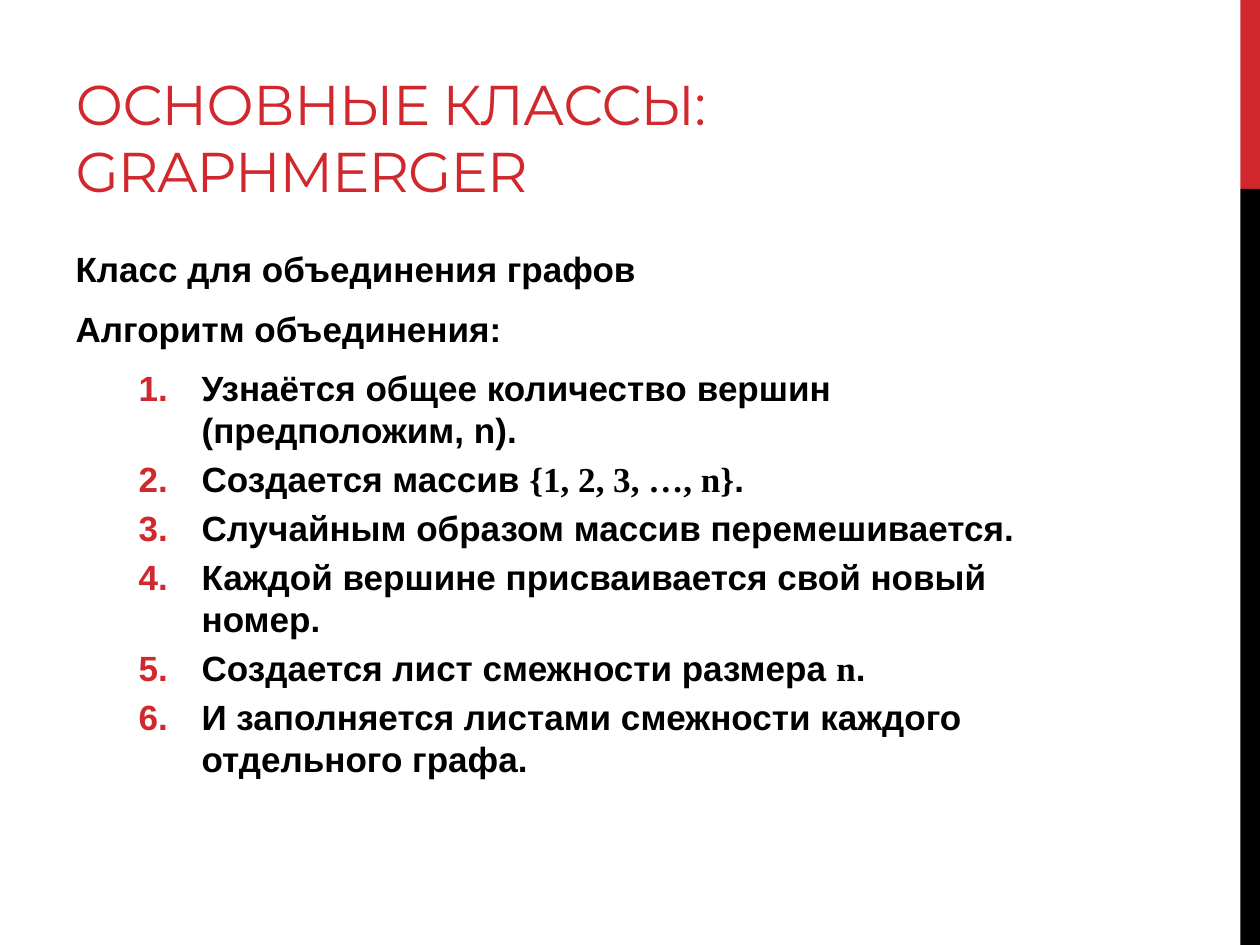
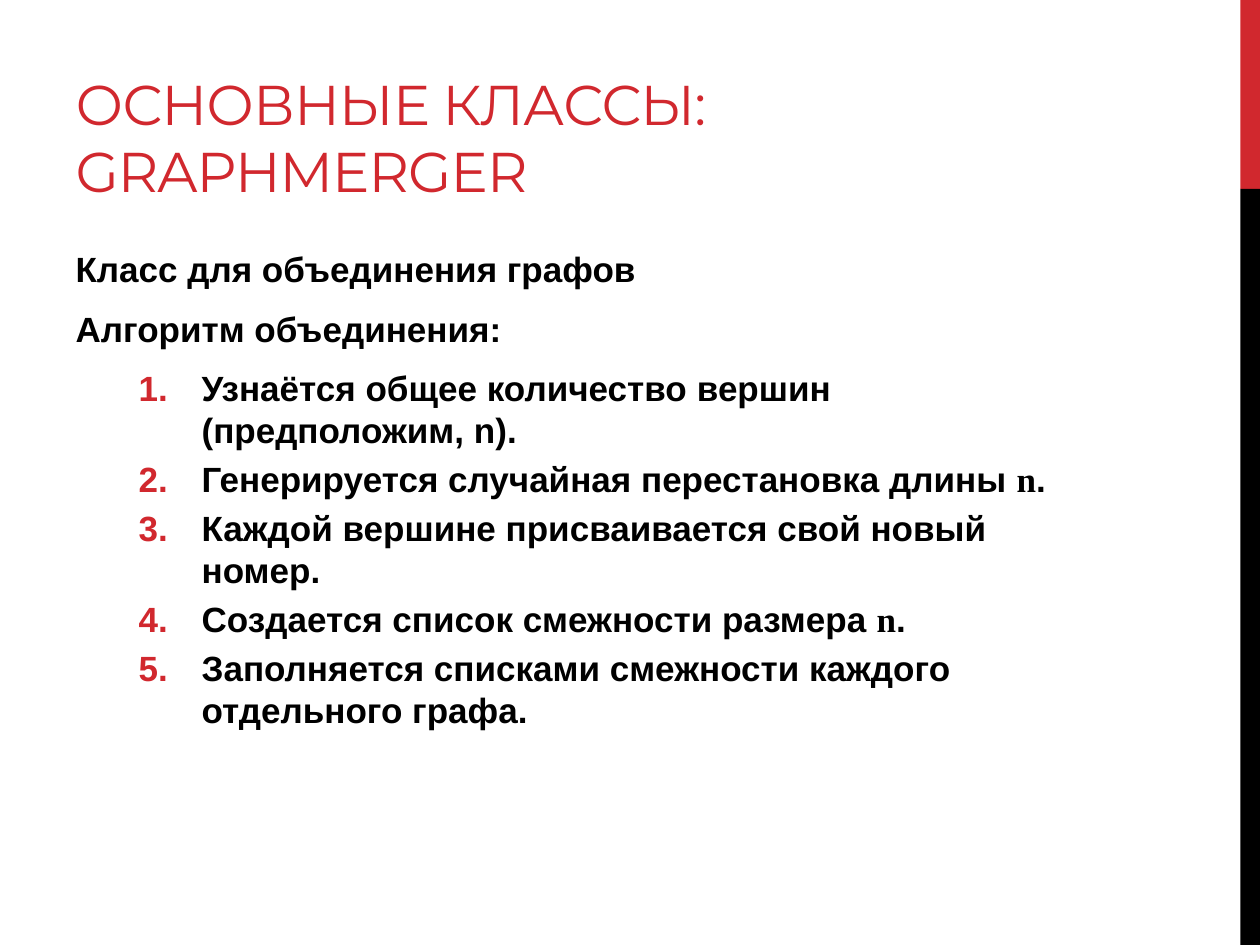
Before and after one commit to levonoganesyan/TestMaker, a slide deck: slide 18 of diploma_work_materials/Diploma_slides.pptx (slide 17 before the commit). Drawn at 1260x945 pixels with LibreOffice and Linux fonts; fonts in the diff are those of the drawing. Boxes give left, top, right and bottom in pixels: in the first picture for what was removed or moved away, otherwise in the second. Text is boxed around its words. In the diff, an @@ line names an element or a change of style, - is before the commit and + after.

Commit message:
Slides fix

```diff
--- a/diploma_work_materials/Diploma_slides.pptx
+++ b/diploma_work_materials/Diploma_slides.pptx
@@ text at (x1=202, y1=466, x2=1046, y2=499): text changed @@
-  2. Создается массив {1, 2, 3, …, n}.
-  3. Случайным образом массив перемешивается.
+  2. Генерируется случайная перестановка длины n.
@@ text at (x1=202, y1=607, x2=950, y2=730): text changed @@
-  5. Создается лист смежности размера n.
-  6. И заполняется листами смежности каждого отдельного графа.
+  4. Создается список смежности размера n.
+  5. Заполняется списками смежности каждого отдельного графа.
```
Also in this commit, not shown: 9 other slides changed, 1 slide added.
